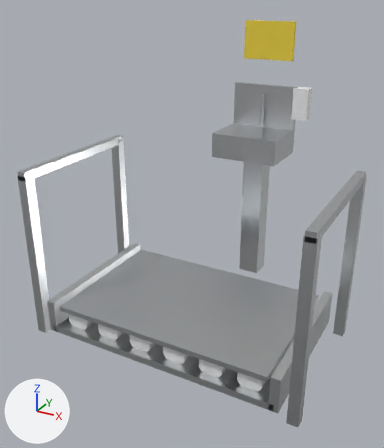
The FBX model Tools/butchery/fbx/SM_BOOT_WASH.fbx, before and after one commit.
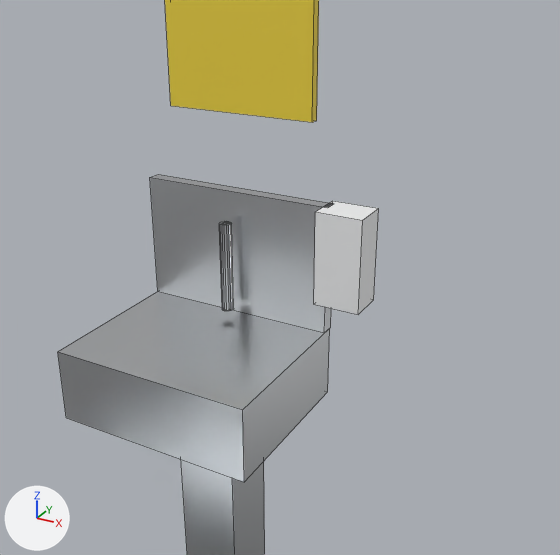
Each version is shown whole from a 50 mm camera at (1.324, -2.708, 1.919) aimed at (-0.08, -0.157, 0.644), then close up from a 50 mm camera at (0.845, -0.624, 1.833) aimed at (0.105, 0.722, 1.16). Arrows for +X, +Y and +Z are at lower left; the lights stay in place. The older version's two pictures come first. The close-ups show mesh edges as thin lines.

Names of what the first close-up shows: 'SM_BOOT_WASH'.
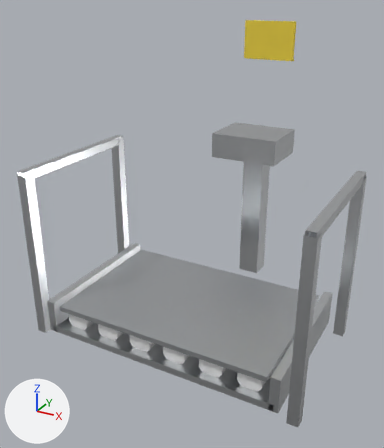
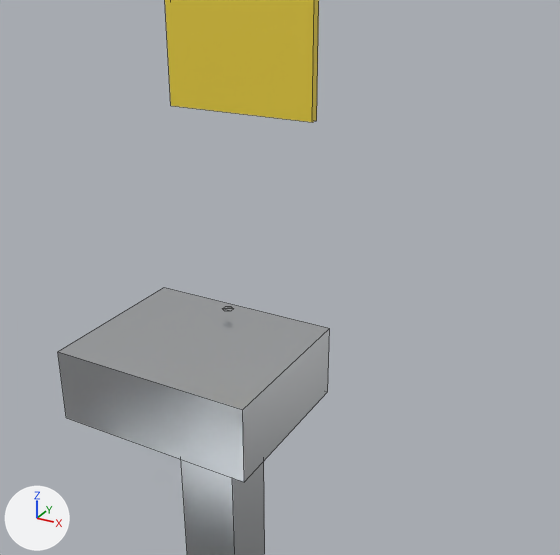
Pixel boxes [x1, y1, x2, y2] of what changed, in the close-ups (560 x 555 px):
'SM_BOOT_WASH', reshaped: before [58, 0, 379, 555]; after [58, 0, 330, 555]
part 1 of me_sm_boot_wash_001, deleted: before [150, 174, 333, 333]
part 2 of me_sm_boot_wash_001, deleted: before [314, 201, 379, 314]
part 3 of me_sm_boot_wash_001, cut back: before [219, 221, 234, 311]; after [223, 307, 233, 311]

The edits, one by one:
me_sm_boot_wash_001 is used by ob_sm_boot_wash; location (0.0, 0.0, 0.0).
me_sm_boot_wash_001 had 272 vertices, 290 faces and spanned x -0.83..0.83, y -0.75..0.75, z 0.0..1.74.
me_sm_boot_wash_001 now has 230 vertices, 201 faces and spans x -0.83..0.83, y -0.75..0.75, z 0.0..1.74.
me_sm_boot_wash_001 part 1: the loose piece of 8 vertices spanning x -0.22..0.22, y 0.71..0.74, z 1.06..1.34 is deleted.
me_sm_boot_wash_001 part 2: the loose piece of 8 vertices spanning x 0.21..0.31, y 0.67..0.75, z 1.14..1.34 is deleted.
Part 3, on me_sm_boot_wash_001:
26 vertices are removed from x -0.01..0.01, y 0.66..0.69, z 1.08..1.28.
81 faces are deleted.
1 vertex moves within x -0.01, y 0.68, z 1.08.
4 new faces join them, mat_m_butchery_stainless (light grey #dddfe2).
